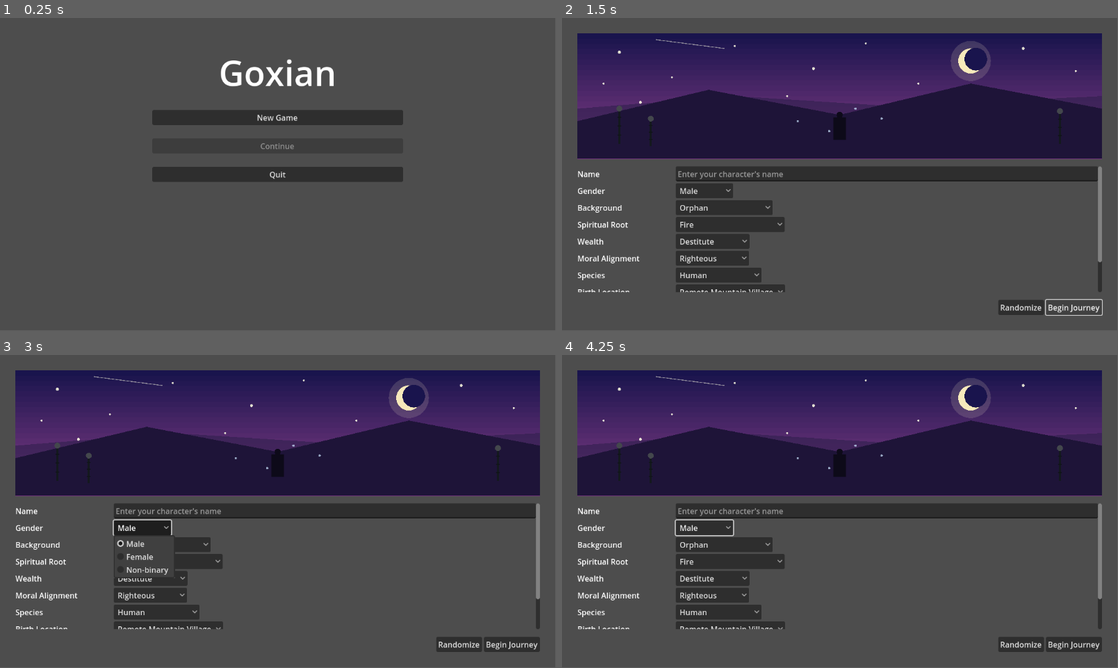
Above: before the commit, frames 1-4 (two rows, left to right).
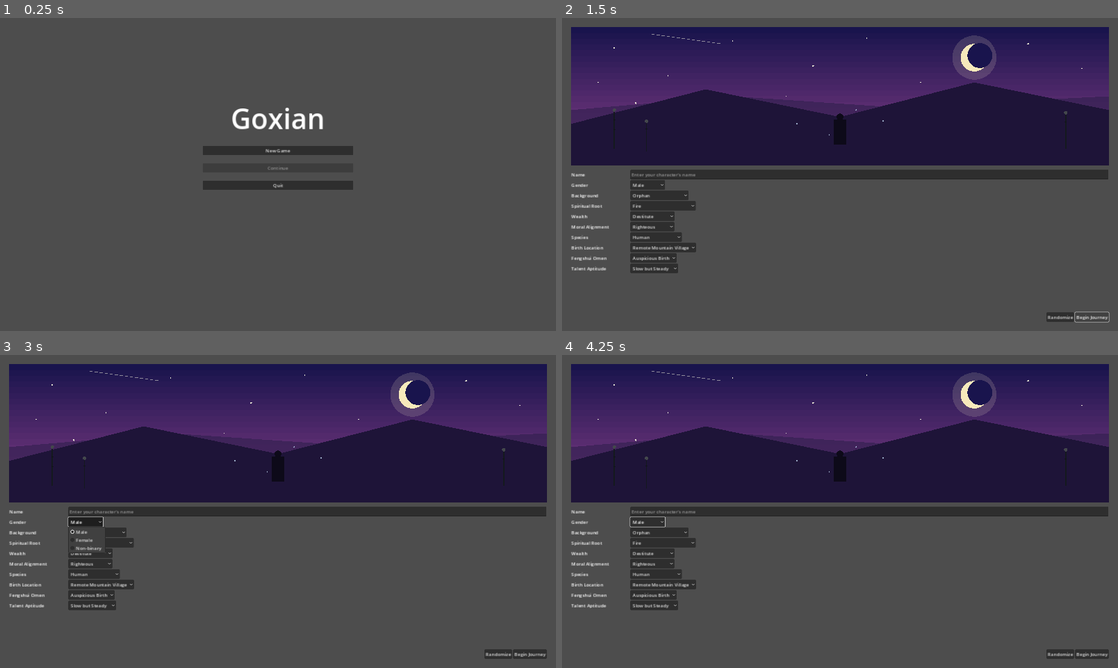
Above: after the commit, the same moments.

Repository: jgyy/goxian
Game: Godot game, scene res://scenes/main_menu.tscn
The game is run twice, just before and just after one commit, with the same random seed, the same clock (stepped at 60 frames per second) and the same inputs.
Inputs:
- Up to frame 1 (0.25 s): no input
- Up to frame 2 (1.5 s): click "New Game" at 0.5 s; click "Begin Journey" at 1.25 s
- Up to frame 3 (3 s): click "Begin Journey" at 2 s; click "Male" at 2.75 s
- Up to frame 4 (4.25 s): click "Orphan" at 3.5 s
In our replay, the window is 799x449 before the commit and 800x450 after it. These sizes can differ from the game's own. Grey fills any space a smaller window leaves; there, only what the larger window draws over its background counts as a difference.

The runs differ from the first frame. In frame 1, 5.3% of the frame differs, in the area x 27-73%, y 13-55%; in frame 2, 16%; in frame 3, 15%; in frame 4, 16%, in the area x 1-99%, y 2-98%.

Commit message:
Scale UI with resolution and increase font size further
Sets a 1920x1080 base viewport with canvas_items stretch mode and
expand aspect, so all UI (including fonts) scales proportionally
with the actual window/screen resolution instead of staying fixed
pixel size. Also bumps default_font_size 44 -> 56 and scales the
explicit story-log/title overrides to match.

Co-Authored-By: Claude Sonnet 5 <noreply@anthropic.com>

Diff:
--- a/project.godot
+++ b/project.godot
@@ -14,11 +14,15 @@
 
 [display]
 
+window/size/viewport_width=1920
+window/size/viewport_height=1080
 window/size/mode=3
+window/stretch/mode="canvas_items"
+window/stretch/aspect="expand"
 
 [gui]
 
-theme/default_font_size=44
+theme/default_font_size=56
 
 [rendering]
 
--- a/scenes/game_screen.tscn
+++ b/scenes/game_screen.tscn
@@ -29,7 +29,7 @@
 [node name="StoryLog" type="RichTextLabel" parent="VBox"]
 layout_mode=2
 size_flags_vertical=3
-theme_override_font_sizes/normal_font_size=44
+theme_override_font_sizes/normal_font_size=56
 bbcode_enabled=true
 scroll_following=true
 
--- a/scenes/main_menu.tscn
+++ b/scenes/main_menu.tscn
@@ -24,7 +24,7 @@
 
 [node name="Title" type="Label" parent="VBox"]
 layout_mode=2
-theme_override_font_sizes/font_size=72
+theme_override_font_sizes/font_size=96
 text="Goxian"
 horizontal_alignment=1
 
